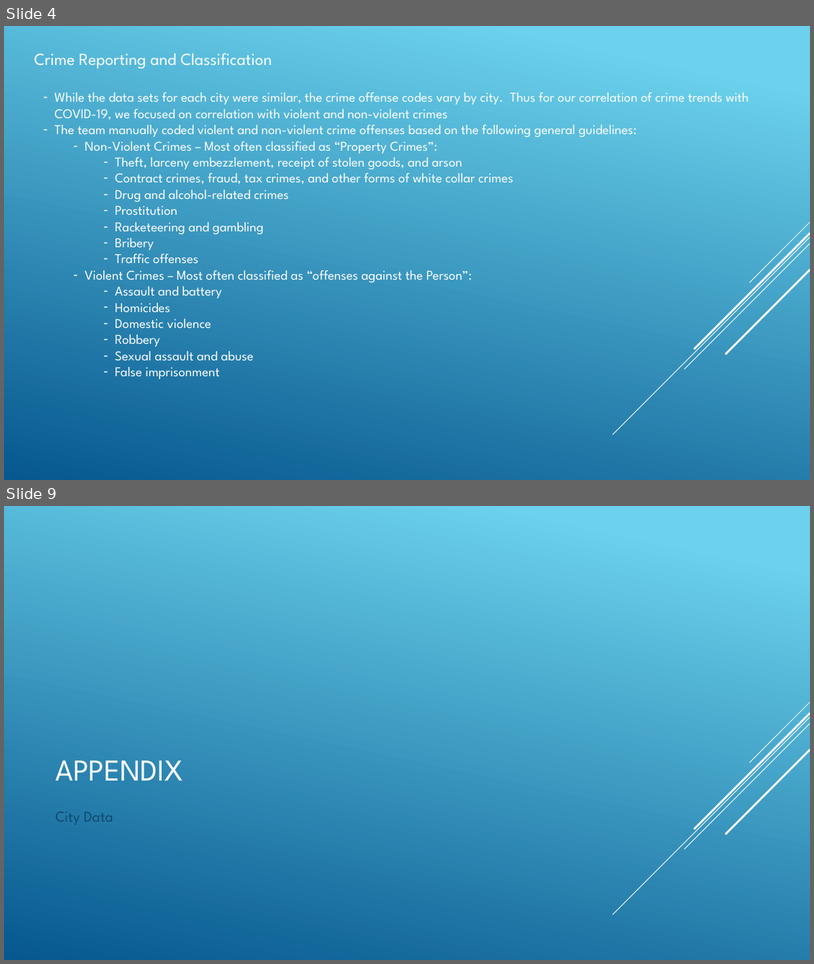
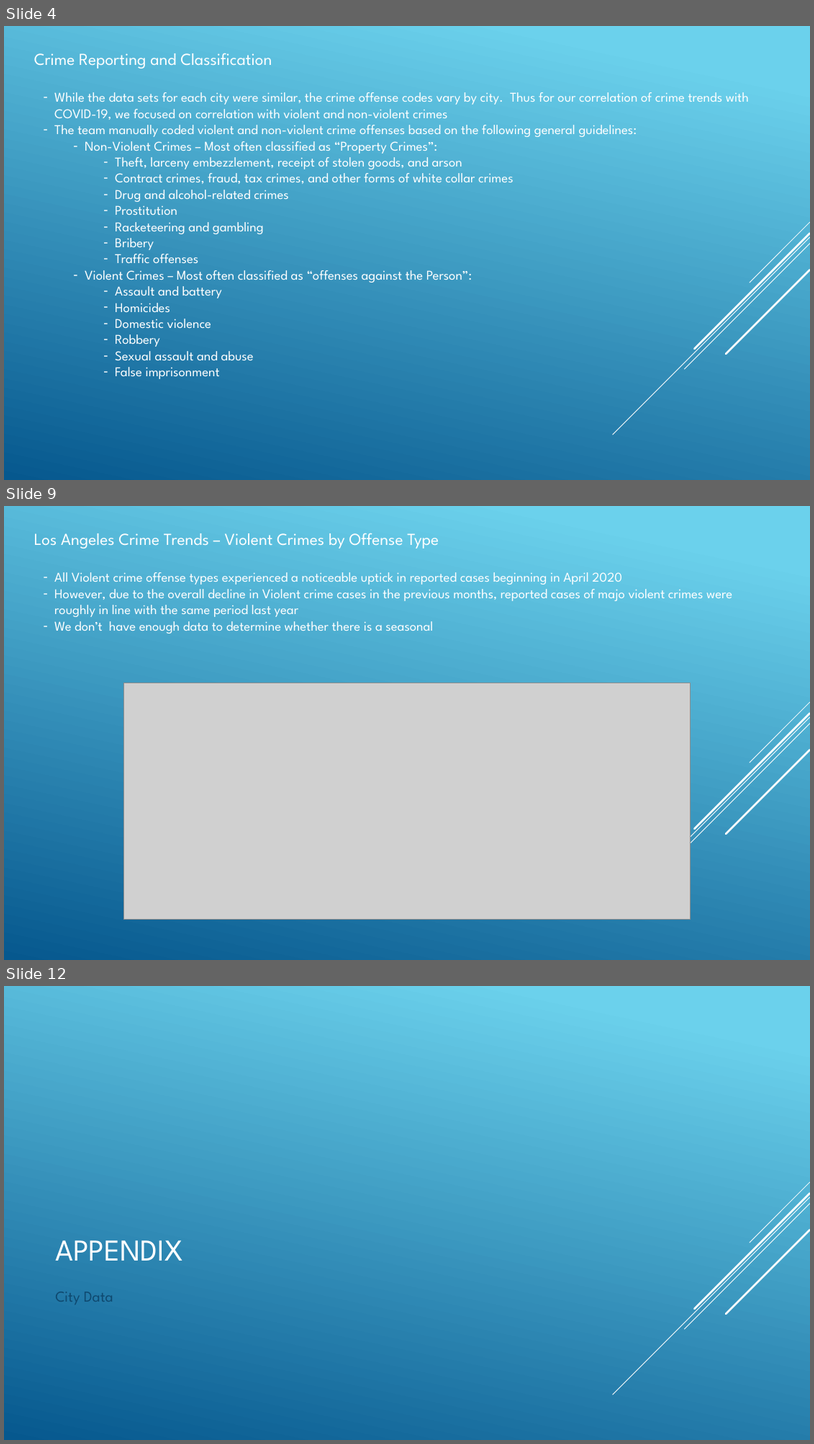
Before and after one commit to angelabanko/Project_1, a slide deck: Draft Presentation.pptx. Shown one above the other, each under a label of ours: slides 4 and 9 before the commit, slides 4, 9 and 12 after it; the slides between them are not shown. The pictures are 814x964 and 814x1444 pixels, drawn with LibreOffice and Linux fonts; fonts in the diff are those of the drawing; grey boxes stand for pictures. Boxes give left, top, right and bottom in pixels: in the first picture for what was removed or moved away, otherwise in the second. Text is boxed around its words. In the diff, an @@ line names an element or a change of style, - is before the commit and + after.

```diff
--- a/Draft Presentation.pptx
+++ b/Draft Presentation.pptx
@@ slide 9 added at bbox=[4, 506, 810, 960], background gradient #6ED2EB to #06588E; not listed: 5 template elements that a slide beside it also shows @@
@@ text added at bbox=[34, 533, 439, 548], 20 pt, text #FFFFFF @@
+Los Angeles Crime Trends – Violent Crimes by Offense Type
@@ text added at bbox=[54, 572, 733, 633], 16 pt, text #FFFFFF @@
+– All Violent crime offense types experienced a noticeable uptick in reported cases beginning in April 2020
+– However, due to the overall decline in Violent crime cases in the previous months, reported cases of majo violent crimes were roughly in line with the same period last year
+– We don’t have enough data to determine whether there is a seasonal
@@ picture added at bbox=[124, 682, 691, 919] @@
@@ what was slide 9 is now slide 12 @@
```
Also in this commit, not shown: 2 slides changed, 10 other slides added, 3 slides removed, 15 other files.
